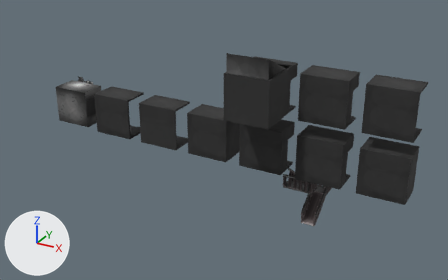
The FBX model Assets/Meshes/Rooms.fbx as it was, and as the next commit left it.
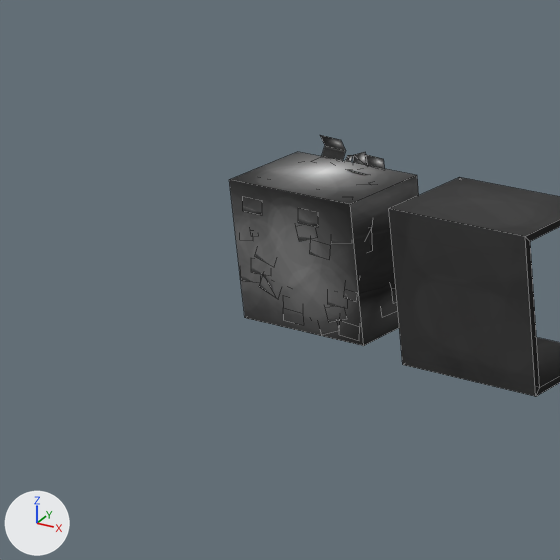
There are two pictures of each version: one whole from a 50 mm lens placed at (15.58, -34.15, 22.19), pointed at (-3.65, 0.81, 4.71), one close up on the part from 0% to 30% of the width and 16% to 64% of the height. Arrows for +X, +Y and +Z are at lower left; the lights stay in place. The close-ups show mesh edges as thin lines. Where no turn or scale is listed for an object, it has been applied to the vertices.

Objects in the first close-up: 'CornerRoomRight', 'FlamePlane', 'FlamesBase'.
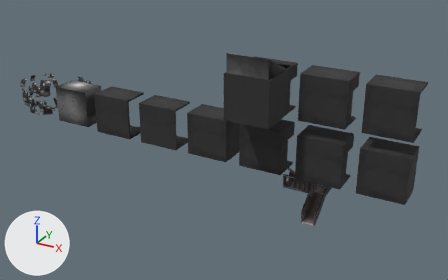
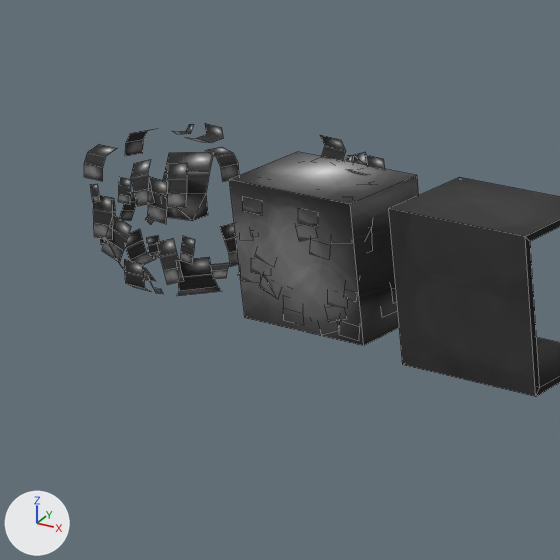
Where the change shows, as pixel boxes [x1, y1, x2, y2] in the close-ups (560 x 560 px):
'FlamePlaneStage2', added
    after: [84, 123, 240, 296]

The edits, one by one:
Mesh me_flameplanestage2 is new.
It has 241 vertices, 93 faces and spans x -1.42..1.66, y -0.97..1.36, z 0.09..3.05.
It uses material mat_bakemat (picture img_roomao_png).
Object 'FlamePlaneStage2' (ob_flameplanestage2) is new; it shows me_flameplanestage2.
Its location is (-20.0, 0.0, 4.0).
